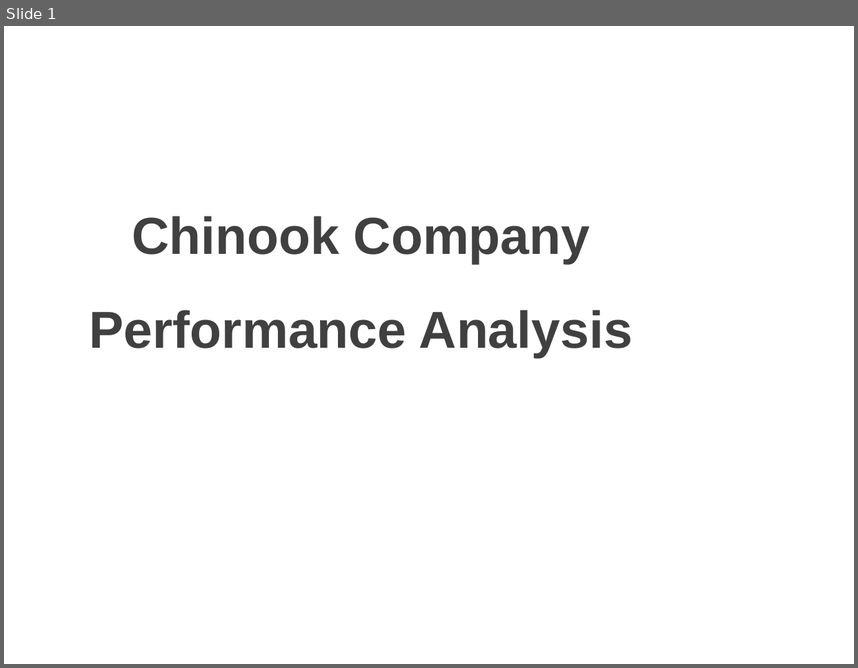
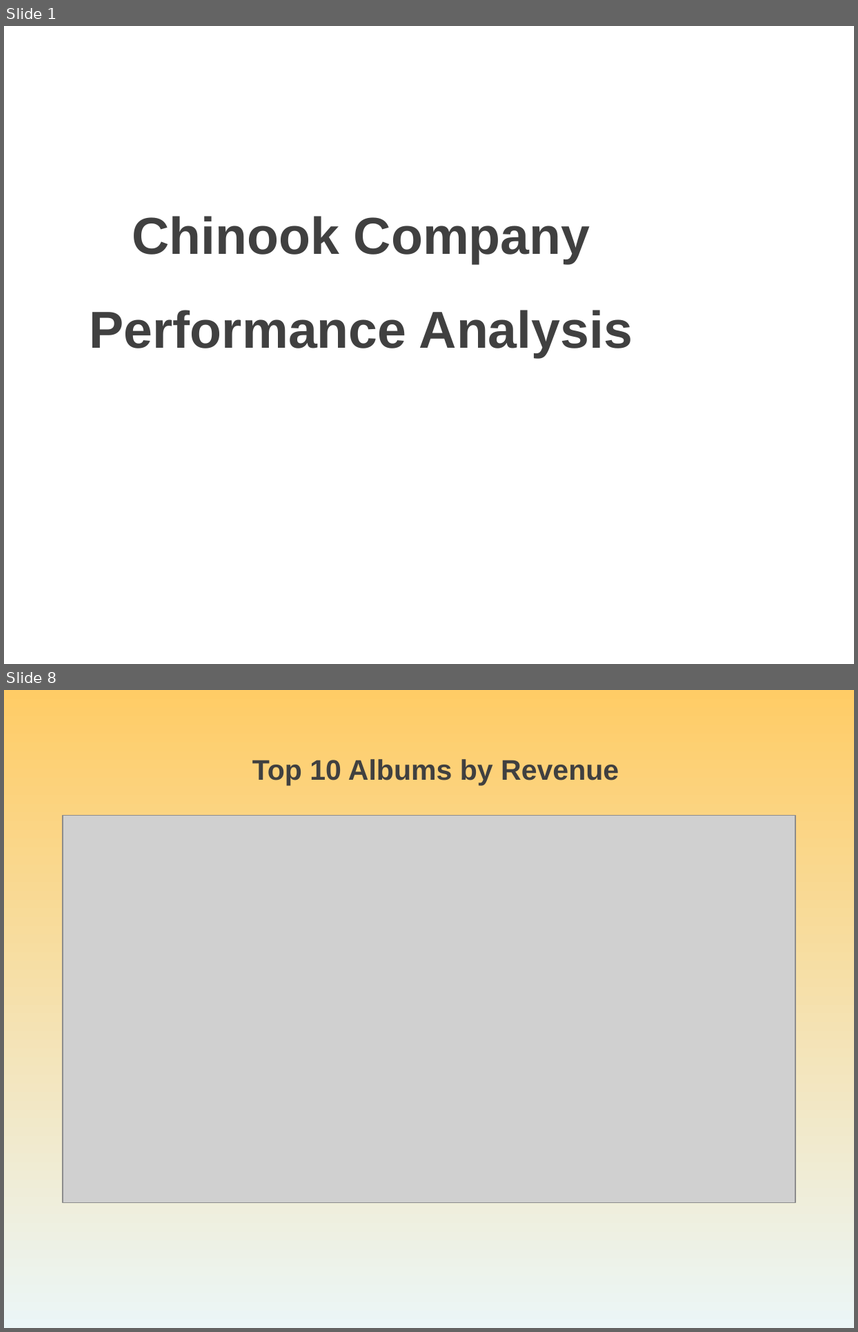
Before and after one commit to ElnazRMZ/CHINOOK-repo, a slide deck: docs/Powerpoint_Elnaz_Ramezani.ppt. Shown one above the other, each under a label of ours: slide 1 before the commit, slides 1 and 8 after it; the slides between them are not shown. The pictures are 858x668 and 858x1332 pixels, drawn with LibreOffice and Linux fonts; fonts in the diff are those of the drawing; grey boxes stand for pictures; background and template pictures are left out. Boxes give left, top, right and bottom in pixels: in the first picture for what was removed or moved away, otherwise in the second. Text is boxed around its words. In the diff, an @@ line names an element or a change of style, - is before the commit and + after.

```diff
--- a/docs/Powerpoint_Elnaz_Ramezani.ppt
+++ b/docs/Powerpoint_Elnaz_Ramezani.ppt
@@ slide 8 added at (4,690,854,1328), background gradient #FFCC66 to #EBF6F7 @@
@@ text added at (252,759,619,786), 24 pt, text #404040, bold @@
+Top 10 Albums by Revenue
@@ picture added at (63,815,795,1203) @@
```
Also in this commit, not shown: 3 slides changed, 7 other slides added, 2 slides removed, 1 other file.
